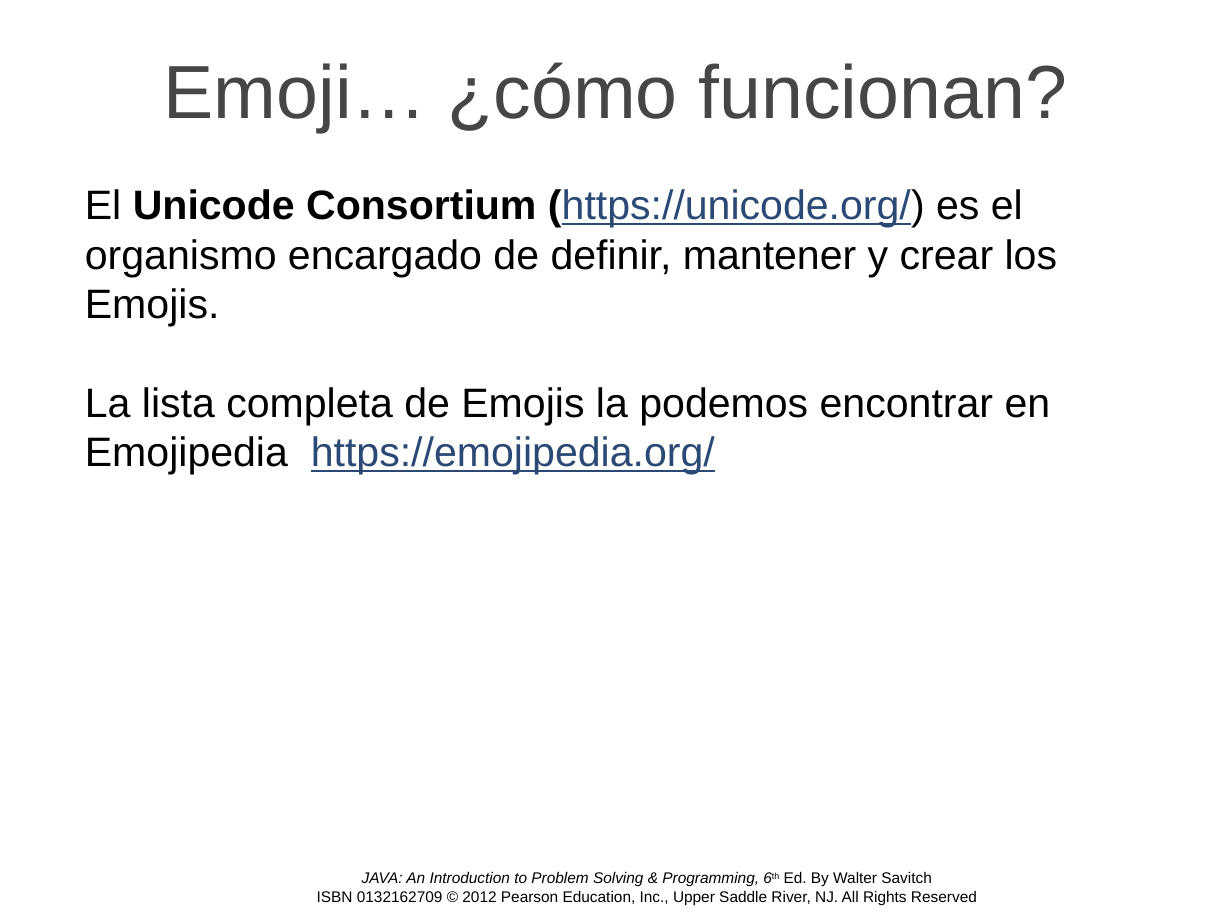
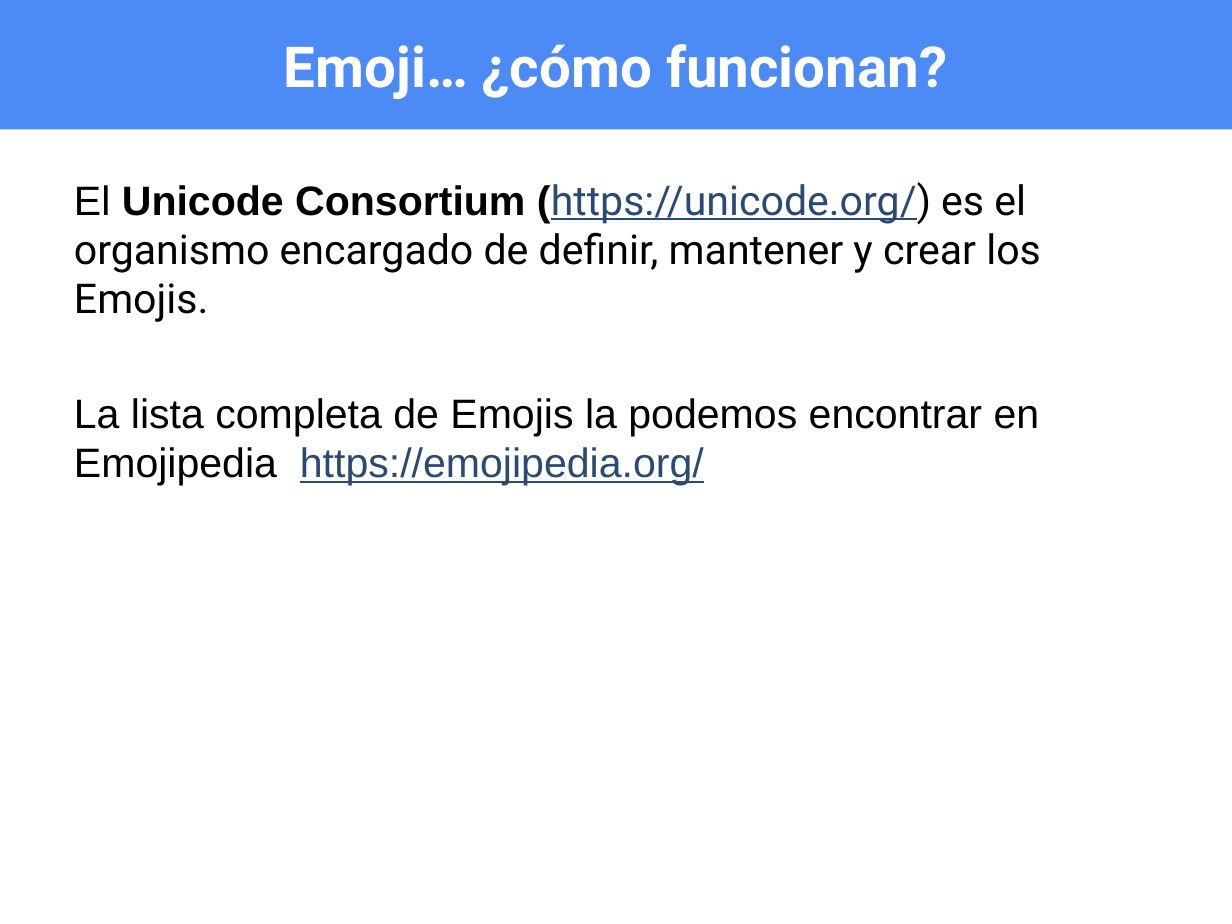
Before and after one commit to OMardil/INFO2, a slide deck: slide 7 of MOD13_Archivos_IO/01 Presentacion/INFO2_MOD13-Archivos_IO.pptx (slide 10 before the commit). Drawn at 1232x924 pixels with LibreOffice and Linux fonts; fonts in the diff are those of the drawing; background and template pictures are left out. Boxes give left, top, right and bottom in pixels: in the first picture for what was removed or moved away, otherwise in the second. Text is boxed around its words. In the diff, an @@ line names an element or a change of style, - is before the commit and + after.

```diff
--- a/MOD13_Archivos_IO/01 Presentacion/INFO2_MOD13-Archivos_IO.pptx
+++ b/MOD13_Archivos_IO/01 Presentacion/INFO2_MOD13-Archivos_IO.pptx
@@ title "Emoji… ¿cómo funcionan?": place and size @@
-title "Emoji… ¿cómo funcionan?" at (164,62,1067,132)
+title "Emoji… ¿cómo funcionan?" at (0,0,1232,129)
@@ title "Emoji… ¿cómo funcionan?" at (0,0,1232,129): size 44 to 33 pt, font Arial to Roboto, text colour #464646 to #FFFFFF, bold on; vertical alignment top to middle; fill none to #4C8BF5 @@
@@ text "El Unicode Consortium (https://unicode.org/) es ...": place and size @@
-text "El Unicode Consortium (https://unicode.org/) es ..." at (85,189,1058,474)
+text "El Unicode Consortium (https://unicode.org/) es ..." at (74,182,1041,486)
@@ text "El Unicode Consortium (https://unicode.org/) es ..." at (74,182,1041,486): font Arial to Roboto in "(https://unicode.org/) es el organismo encargado de definir, ..."; more space between paragraphs @@
@@ text removed at (317,871,977,905) @@
-JAVA: An Introduction to Problem Solving & Programming, 6th Ed. By Walter Savitch
-ISBN 0132162709 © 2012 Pearson Education, Inc., Upper Saddle River, NJ. All Rights Reserved
```
Also in this commit, not shown: 28 other slides changed, 16 slides added, 12 slides removed, 15 other files.
